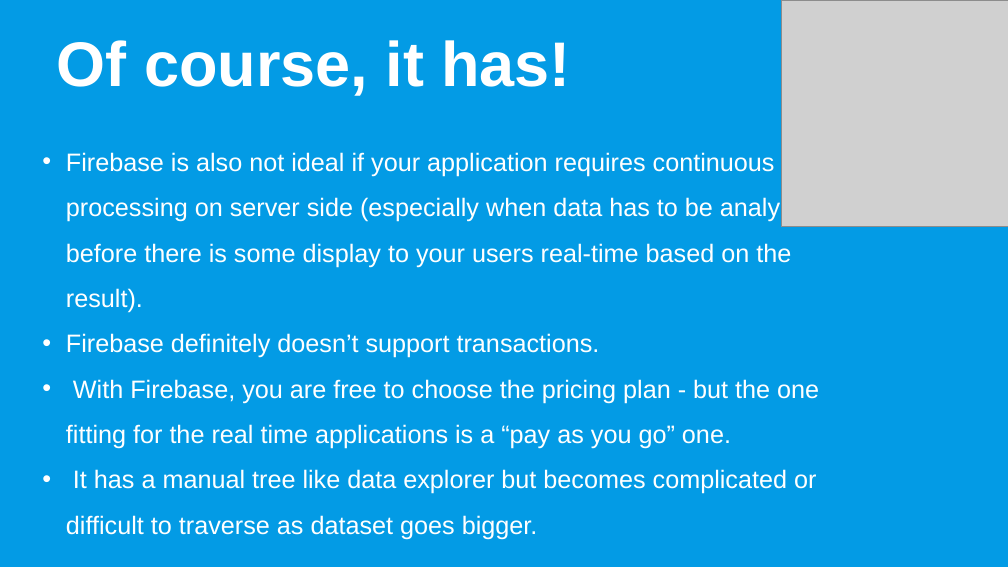
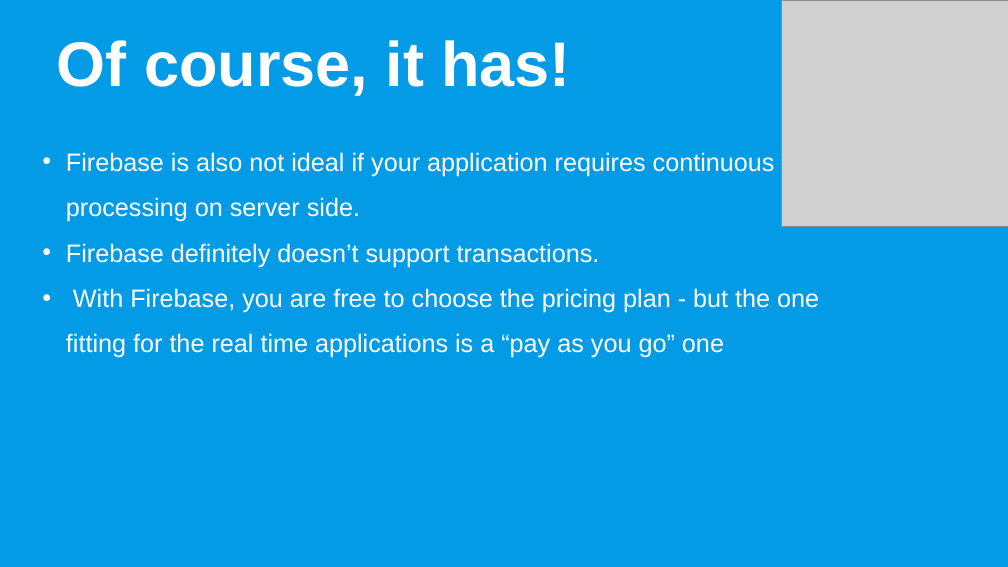
Before and after one commit to Vasu7052/GDG-Firebase-Talk, a slide deck: slide 9 of FirebaseTalk.pptx. Drawn at 1008x567 pixels with LibreOffice and Linux fonts; fonts in the diff are those of the drawing; grey boxes stand for pictures. Boxes give left, top, right and bottom in pixels: in the first picture for what was removed or moved away, otherwise in the second. Text is boxed around its words. In the diff, an @@ line names an element or a change of style, - is before the commit and + after.

Commit message:
Updated PPT

```diff
--- a/FirebaseTalk.pptx
+++ b/FirebaseTalk.pptx
@@ text at (66,152,775,222): text changed @@
-• Firebase is also not ideal if your application requires continuous processing on server side (especially when data has to be analyzed before there is some display to your users real-time based on the result).
+• Firebase is also not ideal if your application requires continuous processing on server side.
@@ text at (66,288,819,358): text changed @@
-• With Firebase, you are free to choose the pricing plan - but the one fitting for the real time applications is a “pay as you go” one.
-• It has a manual tree like data explorer but becomes complicated or difficult to traverse as dataset goes bigger.
+• With Firebase, you are free to choose the pricing plan - but the one fitting for the real time applications is a “pay as you go” one
```
Also in this commit, not shown: 3 other slides changed, 1 slide added, 1 slide removed, 2 other files.
